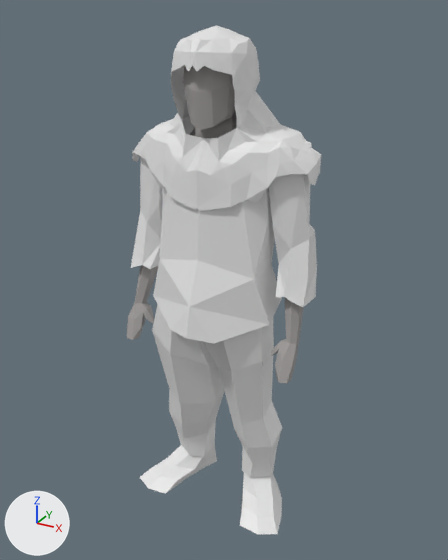
An edit to the FBX model blender/playermodel/playermodel.fbx, drawn before and after from the same camera.
Camera for both pictures: a camera (50 mm lens) standing at (2.74, -4.9, 3.64) and looking at (0.07, -0.04, 1.21). The lights are fixed; the arrows at lower left show +X, +Y and +Z. The older version comes first. Where no turn or scale is listed for an object, it has been applied to the vertices.

The older version as bpy lines, for what is in view:
```python
ob_body = bpy.data.objects.new('Body', me_cube_006)
ob_body.location = (0.014, 0.001, 1.348)
ob_hood = bpy.data.objects.new('hood', me_cube_003)
ob_hood.location = (0.003, 0.004, 1.366)
ob_pants = bpy.data.objects.new('Pants', me_cube_000)
ob_pants.location = (0.014, 0.001, 1.348)
ob_shoes = bpy.data.objects.new('Shoes', me_cube_007)
ob_shoes.location = (0.014, 0.001, 1.348)
ob_skirt_thingy = bpy.data.objects.new('skirt thingy', me_cube_004)
ob_skirt_thingy.location = (0.014, 0.001, 1.348)
```
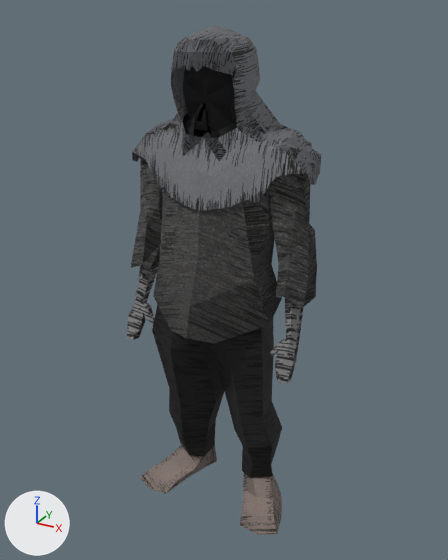
Location of each change, (x1, y1, x2, y2) in pixels of the pictures (448 x 560 px):
'skirt thingy', surface changed (white to black): (131, 127, 317, 344) in both
'hood', surface changed (white to grey): (132, 25, 321, 211) in both
'Pants', surface changed (white to black): (152, 304, 282, 478) in both
'Body', surface changed, reshaped: before (127, 65, 304, 384); after (127, 187, 304, 384)
'Shoes', surface changed (white to grey): (140, 445, 282, 534) in both
'hood inside', added: after (164, 65, 266, 138)
part 1 of me_cube_006, deleted: before (183, 65, 237, 138)

Diff of the bpy script that builds the scene:
```diff
--- a/blender/playermodel/playermodel.fbx.py
+++ b/blender/playermodel/playermodel.fbx.py
@@ mat_skin @@
 n0 = _N.new('ShaderNodeBsdfPrincipled'); n0.name = 'Principled BSDF'
-n0.inputs[0].default_value = (0.365, 0.349, 0.342, 1.0)  # 'Base Color', grey #a39f9e
 n0.inputs[2].default_value = 1.0  # 'Roughness'
 n1 = _N.new('ShaderNodeOutputMaterial'); n1.name = 'Material Output'
+n2 = _N.new('ShaderNodeTexImage'); n2.name = 'Image Texture'
+n2.image = img_skin__diffuse_png
+n3 = _N.new('ShaderNodeTexImage'); n3.name = 'Image Texture.001'
+n3.image = img_skin__normal_png
+n4 = _N.new('ShaderNodeNormalMap'); n4.name = 'Normal Map'
 _L.new(n0.outputs[0], n1.inputs[0])  # 'BSDF' to 'Surface'
+_L.new(n2.outputs[0], n0.inputs[0])  # 'Color' to 'Base Color'
+_L.new(n3.outputs[0], n4.inputs[1])  # 'Color' to 'Color'
+_L.new(n4.outputs[0], n0.inputs[5])  # 'Normal' to 'Normal'
@@ mat_skirt @@
 n0 = _N.new('ShaderNodeBsdfPrincipled'); n0.name = 'Principled BSDF'
+n0.inputs[2].default_value = 1.0  # 'Roughness'
 n1 = _N.new('ShaderNodeOutputMaterial'); n1.name = 'Material Output'
+n2 = _N.new('ShaderNodeTexImage'); n2.name = 'Image Texture'
+n2.image = img_skirt__diffuse_png
+n3 = _N.new('ShaderNodeTexImage'); n3.name = 'Image Texture.001'
+n3.image = img_skirt__normal_png
+n4 = _N.new('ShaderNodeNormalMap'); n4.name = 'Normal Map'
 _L.new(n0.outputs[0], n1.inputs[0])  # 'BSDF' to 'Surface'
+_L.new(n2.outputs[0], n0.inputs[0])  # 'Color' to 'Base Color'
+_L.new(n3.outputs[0], n4.inputs[1])  # 'Color' to 'Color'
+_L.new(n4.outputs[0], n0.inputs[5])  # 'Normal' to 'Normal'
@@ mat_shoes @@
 n0 = _N.new('ShaderNodeBsdfPrincipled'); n0.name = 'Principled BSDF'
+n0.inputs[2].default_value = 1.0  # 'Roughness'
 n1 = _N.new('ShaderNodeOutputMaterial'); n1.name = 'Material Output'
+n2 = _N.new('ShaderNodeTexImage'); n2.name = 'Image Texture'
+n2.image = img_shoes__diffuse_png
+n3 = _N.new('ShaderNodeTexImage'); n3.name = 'Image Texture.001'
+n3.image = img_shoes__normal_png
+n4 = _N.new('ShaderNodeNormalMap'); n4.name = 'Normal Map'
 _L.new(n0.outputs[0], n1.inputs[0])  # 'BSDF' to 'Surface'
+_L.new(n2.outputs[0], n0.inputs[0])  # 'Color' to 'Base Color'
+_L.new(n3.outputs[0], n4.inputs[1])  # 'Color' to 'Color'
+_L.new(n4.outputs[0], n0.inputs[5])  # 'Normal' to 'Normal'
@@ mat_pants @@
 n0 = _N.new('ShaderNodeBsdfPrincipled'); n0.name = 'Principled BSDF'
+n0.inputs[2].default_value = 1.0  # 'Roughness'
 n1 = _N.new('ShaderNodeOutputMaterial'); n1.name = 'Material Output'
+n2 = _N.new('ShaderNodeTexImage'); n2.name = 'Image Texture'
+n2.image = img_pants__diffuse_png
+n3 = _N.new('ShaderNodeTexImage'); n3.name = 'Image Texture.001'
+n3.image = img_pants__normal_png
+n4 = _N.new('ShaderNodeNormalMap'); n4.name = 'Normal Map'
 _L.new(n0.outputs[0], n1.inputs[0])  # 'BSDF' to 'Surface'
+_L.new(n2.outputs[0], n0.inputs[0])  # 'Color' to 'Base Color'
+_L.new(n3.outputs[0], n4.inputs[1])  # 'Color' to 'Color'
+_L.new(n4.outputs[0], n0.inputs[5])  # 'Normal' to 'Normal'
@@ mat_hood @@
 n0 = _N.new('ShaderNodeBsdfPrincipled'); n0.name = 'Principled BSDF'
+n0.inputs[2].default_value = 1.0  # 'Roughness'
 n1 = _N.new('ShaderNodeOutputMaterial'); n1.name = 'Material Output'
+n2 = _N.new('ShaderNodeTexImage'); n2.name = 'Image Texture'
+n2.image = img_hood__diffuse_png
+n3 = _N.new('ShaderNodeTexImage'); n3.name = 'Image Texture.001'
+n3.image = img_hood__normal_png
+n4 = _N.new('ShaderNodeNormalMap'); n4.name = 'Normal Map'
 _L.new(n0.outputs[0], n1.inputs[0])  # 'BSDF' to 'Surface'
+_L.new(n2.outputs[0], n0.inputs[0])  # 'Color' to 'Base Color'
+_L.new(n3.outputs[0], n4.inputs[1])  # 'Color' to 'Color'
+_L.new(n4.outputs[0], n0.inputs[5])  # 'Normal' to 'Normal'
@@ mat_void @@
+mat_void = bpy.data.materials.new('Void')
+# uses the picture img_void__diffuse_png
+# uses the picture img_void__normal_png
@@ me_cube_006 @@
-me_cube_006.from_pydata(...)  # 336 vertices, 338 faces; spans x -0.93..0.93, y -0.42..0.29, z -2.72..2.05
+me_cube_006.from_pydata(...)  # 294 vertices, 578 faces; spans x -0.93..0.93, y -0.42..0.29, z -2.72..1.32
+# me_cube_006 part 1: 42 vertices removed from x -0.28..0.28, y -0.38..0.19, z 1.35..2.05
 me_cube_006.materials.append(mat_skin)
@@ ob_hood_inside @@
+ob_hood_inside = bpy.data.objects.new('hood inside', me_cube_003_1)  # 437 vertices, 635 faces; spans x -0.67..0.68, y -0.348..0.247, z 0.641..1.967
+ob_hood_inside.location = (0.003, 0.004, 1.366)
```
